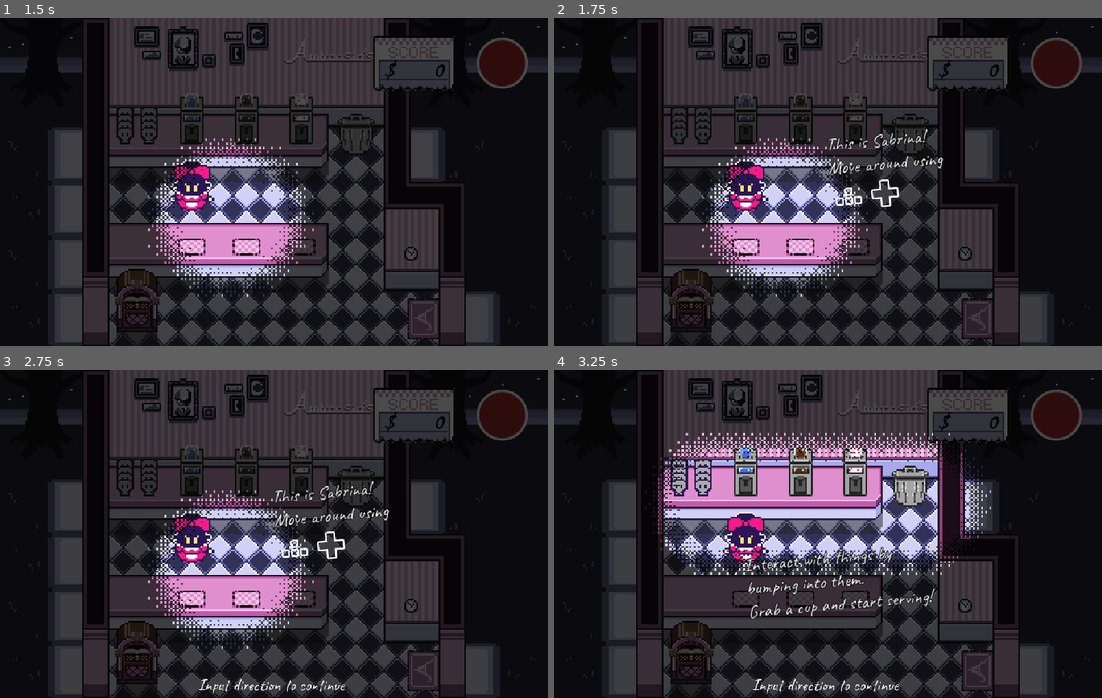
Above: before the commit, frames 1-4 (two rows, left to right).
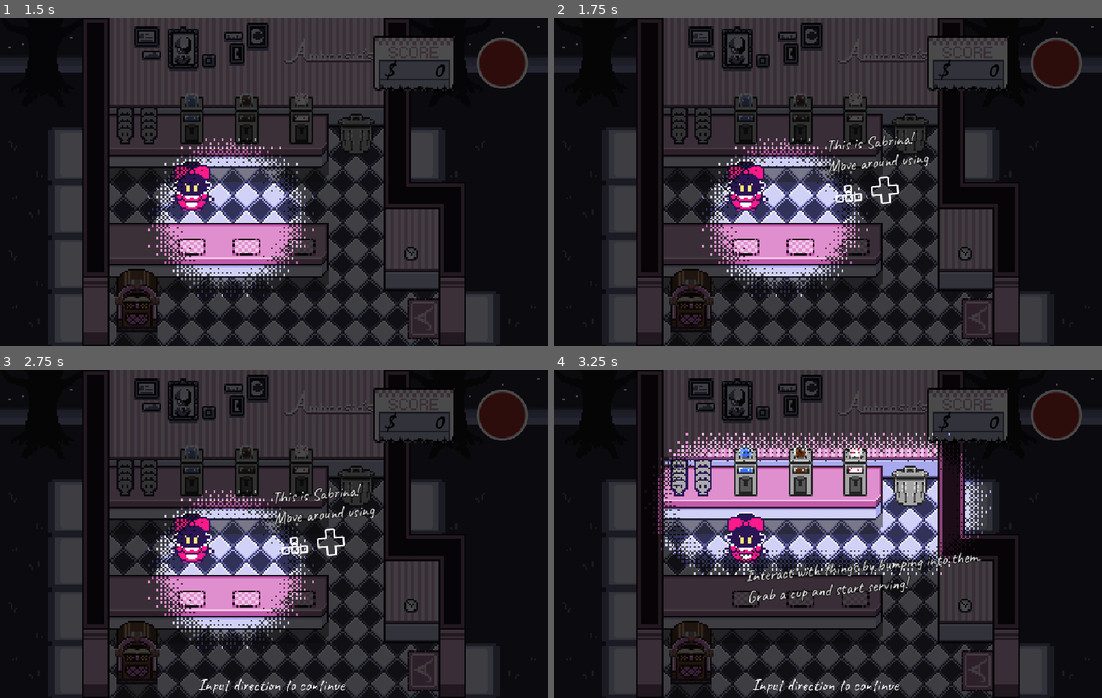
Above: after the commit, the same moments.

Repository: paperman5/godot-wild-95
Game: Godot game, scene res://map/levels/level_1.tscn
The game is run twice, just before and just after one commit, with the same random seed, the same clock (stepped at 60 frames per second) and the same inputs.
Inputs (mouse positions are in pixels of both pictures, inside the frame that each line leads up to):
- Up to frame 1 (1.5 s): click "BEGIN" at 0.5 s; tap Enter at 1.25 s; move the mouse to (394, 165) at 1.27 s; hold D (move_right) from 1.28 s (still down); click (394, 165) at 1.42 s
- Up to frame 2 (1.75 s): keep holding D (move_right)
- Up to frame 3 (2.75 s): release D (move_right) at 2 s; tap Space at 2 s; drag from (164, 550) to (246, 599) at 2.02 s
- Up to frame 4 (3.25 s): tap Enter at 2.75 s; move the mouse to (882, 461) at 2.77 s; hold D (move_right) from 2.78 s (still down)

Frame 1 is identical in both runs. In frame 2, 1.0% of the frame differs, in the area x 49-72%, y 33-58%; in frame 3, 1.0%; in frame 4, 2.1%, in the area x 34-78%, y 53-76%.

Commit message:
Make all the tutorials

Diff:
--- a/game/game_manager.gd
+++ b/game/game_manager.gd
@@ -11,6 +11,7 @@
 const level_scenes = {
 	"main_menu" : "uid://6kyebxi5bbkj",
 	"test" : "uid://dk5rt65a0f75k",
+	"tutorial" : "uid://brtt2pl2rmduv",
 	"level_1" : "uid://ssywa7x2dhky",
 	"level_2" : "uid://dnv7od3o7m2u",
 	"level_3" : "uid://mufmt5bnk3bk"
--- a/game/game_ui.gd
+++ b/game/game_ui.gd
@@ -7,6 +7,7 @@
 @onready var dpad := %VirtualJoystickDX as VirtualJoystickDX
 @onready var timer_ui := %Timer as TextureProgressBar
 @onready var combo_container := %ComboContainer as Control
+@onready var score_display := %ScoreDisplay as Control
 
 var base_tween : Tween
 var mult_tween : Tween
--- a/game/game_ui.tscn
+++ b/game/game_ui.tscn
@@ -78,11 +78,12 @@
 theme_override_constants/separation = 34
 alignment = 1
 
-[node name="TextureRect" type="TextureRect" parent="MarginContainer/VBoxContainer/HBoxContainer" unique_id=161438462]
+[node name="ScoreDisplay" type="TextureRect" parent="MarginContainer/VBoxContainer/HBoxContainer" unique_id=161438462]
+unique_name_in_owner = true
 layout_mode = 2
 texture = ExtResource("3_xnou0")
 
-[node name="MarginContainer" type="MarginContainer" parent="MarginContainer/VBoxContainer/HBoxContainer/TextureRect" unique_id=583089598]
+[node name="MarginContainer" type="MarginContainer" parent="MarginContainer/VBoxContainer/HBoxContainer/ScoreDisplay" unique_id=583089598]
 layout_mode = 1
 anchors_preset = 15
 anchor_right = 1.0
@@ -94,17 +95,17 @@
 theme_override_constants/margin_right = 22
 theme_override_constants/margin_bottom = 5
 
-[node name="HBoxContainer" type="HBoxContainer" parent="MarginContainer/VBoxContainer/HBoxContainer/TextureRect/MarginContainer" unique_id=1804512473]
+[node name="HBoxContainer" type="HBoxContainer" parent="MarginContainer/VBoxContainer/HBoxContainer/ScoreDisplay/MarginContainer" unique_id=1804512473]
 layout_mode = 2
 
-[node name="Label" type="Label" parent="MarginContainer/VBoxContainer/HBoxContainer/TextureRect/MarginContainer/HBoxContainer" unique_id=44003557]
+[node name="Label" type="Label" parent="MarginContainer/VBoxContainer/HBoxContainer/ScoreDisplay/MarginContainer/HBoxContainer" unique_id=44003557]
 layout_mode = 2
 size_flags_horizontal = 3
 theme = ExtResource("4_sxc2a")
 theme_type_variation = &"ScoreDisplay"
 text = "$"
 
-[node name="ScoreLabel" type="Label" parent="MarginContainer/VBoxContainer/HBoxContainer/TextureRect/MarginContainer/HBoxContainer" unique_id=1809603456]
+[node name="ScoreLabel" type="Label" parent="MarginContainer/VBoxContainer/HBoxContainer/ScoreDisplay/MarginContainer/HBoxContainer" unique_id=1809603456]
 unique_name_in_owner = true
 layout_mode = 2
 theme = ExtResource("4_sxc2a")
--- a/game/menus.gd
+++ b/game/menus.gd
@@ -34,10 +34,14 @@
 func _on_begin_resume_pressed():
 	hide_all()
 	GameManager.level.unpause()
-	if TutorialManager.move_tutorial:
+	if TutorialManager.do_intro_tutorial and GameManager.level.name in ["Tutorial", "Level1"]:
 		var t := get_tree().create_timer(0.5)
-		t.timeout.connect(TutorialManager.begin_tutorial.bind(TutorialManager.tutorials['move']))
-		TutorialManager.move_tutorial = false
+		t.timeout.connect(TutorialManager.begin_tutorial.bind(TutorialManager.tutorials['intro']))
+		TutorialManager.do_intro_tutorial = false
+	if TutorialManager.do_food_tutorial and GameManager.level.name == "Level3":
+		var t := get_tree().create_timer(0.5)
+		t.timeout.connect(TutorialManager.begin_tutorial.bind(TutorialManager.tutorials['food']))
+		TutorialManager.do_food_tutorial = false
 
 func _on_main_menu_pressed():
 	GameManager.change_scene("main_menu")
--- a/game/tutorial_manager.gd
+++ b/game/tutorial_manager.gd
@@ -19,11 +19,13 @@
 var current_tutorial : TutorialScript
 var skip_tutorials := false
 var tutorials : Dictionary[String, TutorialScript] = {
-	"move" : preload("uid://cdmi5jjkyw4io"),
-	"serve" : preload("uid://dpkwce4pohxwp")
+	"intro" : preload("uid://biue011gwrn33"),
+	"food" : preload("uid://d5mkwhibie4b"),
 }
 
 # Tutorial flags
+var do_intro_tutorial := true
+var do_food_tutorial := true
 var move_tutorial := true
 var first_customer := true
 
@@ -33,7 +35,7 @@
 	clear_highlights()
 	#highlight_points([Vector2(100, 100)], [30.0])
 
-func highlight_nodes(nodes : Array[Node2D], radii : Array[float], offsets : Array[Vector2]):
+func highlight_nodes(nodes : Array, radii : Array, offsets : Array):
 	var node_ps : Array[Vector2] = []
 	for i in range(len(nodes)):
 		node_ps.append(Utils.get_node_screen_position(nodes[i], offsets[i]))
@@ -113,7 +115,12 @@
 	highlight_mat.set_shader_parameter("slot_b", offscreen)
 	highlight_mat.set_shader_parameter("slot_r", 0.0)
 
-func highlight_points(points : Array[Vector2], radii : Array[float]):
+func clear_text():
+	text_lj.text = ""
+	text_cj.text = ""
+	text_rj.text = ""
+
+func highlight_points(points : Array, radii : Array):
 	var new_points : Array[Vector2] = []
 	new_points.resize(4)
 	new_points.fill(offscreen)
@@ -140,6 +147,7 @@
 	GameManager.level.pause(false)
 
 func unpause():
+	text_continue.hide()
 	GameManager.level.unpause(true)
 
 func fade_in():
@@ -156,12 +164,14 @@
 
 func start_acknowledge(lock_time : float):
 	if not is_zero_approx(lock_time):
+		text_continue.hide()
 		input_locked = true
 		get_tree().create_timer(lock_time).timeout.connect(_unlock_controls)
 	else:
 		_unlock_controls()
 
 func _on_customer_seated(_customer : Customer):
-	if first_customer:
-		first_customer = false
-		begin_tutorial(tutorials['serve'])
+	pass
+	#if first_customer:
+		#first_customer = false
+		#begin_tutorial(tutorials['serve'])
--- a/game/tutorial_manager.tscn
+++ b/game/tutorial_manager.tscn
@@ -98,13 +98,14 @@
 [node name="TutorialTextLJ" type="RichTextLabel" parent="Root" unique_id=770464736]
 unique_name_in_owner = true
 texture_filter = 2
-custom_minimum_size = Vector2(373, 108)
+custom_minimum_size = Vector2(480, 108)
 layout_mode = 0
-offset_right = 373.0
+offset_right = 480.0
 offset_bottom = 123.0
 offset_transform_enabled = true
 offset_transform_rotation = -0.08726646
 theme_type_variation = &"TutorialText"
+theme_override_font_sizes/normal_font_size = 28
 bbcode_enabled = true
 text = "Hello! This is a tutorial.
 It's pretty cool.
@@ -116,7 +117,7 @@
 [node name="TutorialTextRJ" type="RichTextLabel" parent="Root" unique_id=1138835642]
 unique_name_in_owner = true
 texture_filter = 2
-custom_minimum_size = Vector2(373, 108)
+custom_minimum_size = Vector2(480, 108)
 layout_mode = 1
 anchors_preset = 1
 anchor_left = 1.0
@@ -127,6 +128,7 @@
 offset_transform_enabled = true
 offset_transform_rotation = -0.08726646
 theme_type_variation = &"TutorialText"
+theme_override_font_sizes/normal_font_size = 28
 bbcode_enabled = true
 text = "Hello! This is a tutorial.
 It's pretty cool.
@@ -139,7 +141,7 @@
 [node name="TutorialTextCJ" type="RichTextLabel" parent="Root" unique_id=741247701]
 unique_name_in_owner = true
 texture_filter = 2
-custom_minimum_size = Vector2(373, 108)
+custom_minimum_size = Vector2(480, 108)
 layout_mode = 1
 anchors_preset = 5
 anchor_left = 0.5
@@ -151,6 +153,7 @@
 offset_transform_enabled = true
 offset_transform_rotation = -0.08726646
 theme_type_variation = &"TutorialText"
+theme_override_font_sizes/normal_font_size = 28
 bbcode_enabled = true
 text = "Hello! This is a tutorial.
 It's pretty cool.
--- a/map/level.gd
+++ b/map/level.gd
@@ -77,15 +77,7 @@
 func _on_ticker_timer_timeout():
 	ui.set_time_remaining(level_timer.time_left)
 
-func seat_random_table():
-	if not any_table_is_open():
-		return
-	var table = tables.pick_random()
-	while table.table_is_full():
-		table = tables.pick_random()
-	if TutorialManager.first_customer:
-		table = get_node("Counter2")
-
+func create_customer() -> Customer:
 	var new_customer := customer_scene.instantiate() as Customer
 	new_customer.customer_type = [Customer.CustomerType.Nightwalker,
 								Customer.CustomerType.Mothman,
@@ -93,9 +85,19 @@
 								Customer.CustomerType.Goo].pick_random()
 	new_customer.icecream_order_chance = customer_icecream_chance
 	new_customer.food_order_chance = customer_food_chance
+	new_customer.served.connect(_on_customer_served)
+	return new_customer
+
+func seat_random_table():
+	if not any_table_is_open():
+		return
+	var table = tables.pick_random()
+	while table.table_is_full():
+		table = tables.pick_random()
+
+	var new_customer := create_customer()
 	add_child(new_customer)
 	table.seat_customer_random_spot(new_customer)
-	new_customer.served.connect(_on_customer_served)
 	customer_seated.emit(new_customer)
 
 func any_table_is_open() -> bool:
--- a/map/levels/level_3.tscn
+++ b/map/levels/level_3.tscn
@@ -11,7 +11,7 @@
 [ext_resource type="PackedScene" uid="uid://dp6cs81a2t2s5" path="res://map/marvy.tscn" id="9_sc5sv"]
 
 [node name="Level3" unique_id=594946845 instance=ExtResource("1_3dnot")]
-customer_food_chance = 1.0
+customer_food_chance = 0.25
 music = ExtResource("2_sc5sv")
 
 [node name="Floor" type="TileMapLayer" parent="." index="0" unique_id=1684205611]
--- a/map/levels/tutorial.tscn
+++ b/map/levels/tutorial.tscn
@@ -9,7 +9,7 @@
 [ext_resource type="PackedScene" uid="uid://dp4apy3l6khat" path="res://map/counter.tscn" id="7_1tn5i"]
 [ext_resource type="PackedScene" uid="uid://5d5c3bpu5tm1" path="res://map/jukebox.tscn" id="8_tceml"]
 
-[node name="Level1" unique_id=594946845 instance=ExtResource("1_mq2qu")]
+[node name="Tutorial" unique_id=594946845 instance=ExtResource("1_mq2qu")]
 music = ExtResource("2_g7th0")
 
 [node name="Floor" type="TileMapLayer" parent="." index="0" unique_id=192271352]
--- a/map/table.gd
+++ b/map/table.gd
@@ -46,6 +46,8 @@
 	seat_customer(customer, seat)
 
 func seat_customer(customer : Customer, spot : int):
+	if customer.get_parent() == null:
+		GameManager.level.add_child(customer)
 	seated_customers[spot] = customer
 	customer.global_position = seat_positions[spot].global_position
 	customer.sit_direction(Vector2(seat_directions[spot]).normalized())
--- /dev/null
+++ b/tutorial/food_tutorial.gd
@@ -0,0 +1,31 @@
+class_name FoodTutorial
+extends TutorialScript
+
+var tut_text := """Marvy is here to cook!
+Meals are worth more but take some time to make."""
+
+var tut_text_2 := """Bump into a meal to start cooking,
+and bump it again when it's done to pick it up."""
+
+func show_tutorial():
+	var ic_a := Utils.get_node_screen_position(GameManager.level.get_node("Marvy/FoodDispenser"), Vector2(0, -15))
+	var ic_b := Utils.get_node_screen_position(GameManager.level.get_node("Marvy/FoodDispenser2"), Vector2(0, -15))
+	var text_1_pos = ic_a + Vector2.DOWN*220
+	TutorialManager.pause()
+	TutorialManager.clear_highlights()
+	TutorialManager.clear_text()
+	TutorialManager.highlight_slot(ic_a, ic_b, 20.0)
+	TutorialManager.highlight_node(GameManager.level.get_node("Marvy"), 30.0, Vector2(0, -42))
+	await TutorialManager.fade_in()
+	TutorialManager.set_text(tut_text, HorizontalAlignment.HORIZONTAL_ALIGNMENT_CENTER, text_1_pos)
+	TutorialManager.start_acknowledge(1.0)
+	await TutorialManager.tutorial_acknowledged
+	TutorialManager.set_text(tut_text_2, HorizontalAlignment.HORIZONTAL_ALIGNMENT_CENTER, text_1_pos)
+	TutorialManager.start_acknowledge(0.0)
+	await TutorialManager.tutorial_acknowledged
+	TutorialManager.fade_out()
+	await GameManager.get_tree().create_timer(0.1).timeout
+	TutorialManager.unpause()
+
+
+pass
--- /dev/null
+++ b/tutorial/food_tutorial.tres
@@ -0,0 +1,7 @@
+[gd_resource type="Resource" script_class="FoodTutorial" format=3 uid="uid://d5mkwhibie4b"]
+
+[ext_resource type="Script" uid="uid://b0khovc3lravt" path="res://tutorial/food_tutorial.gd" id="1_707xc"]
+
+[resource]
+script = ExtResource("1_707xc")
+metadata/_custom_type_script = "uid://b0khovc3lravt"
--- /dev/null
+++ b/tutorial/intro_tutorial.gd
@@ -0,0 +1,155 @@
+class_name IntroTutorial
+extends TutorialScript
+
+var tut_text := """This is Sabrina!
+Move around using
+[img]uid://48n42t1hvytc[/img][img]uid://dkvmx61w5gw20[/img]"""
+
+var tut_text_2 := """Interact with things by bumping into them.
+Grab a cup and start serving!"""
+
+var tut_text_3 := """Serve customers by bumping the counter.
+Pay close attention to what each one wants!"""
+
+var tut_text_4 := """They aren't picky about the order of scoops.
+[img height=64]uid://dhg0frv6gea8c[/img][font_size=48] = [/font_size][img height=64]uid://d4e5ukqgm74xs[/img]"""
+
+var tut_text_5 := """Serving a customer quickly and
+correctly will earn you bonus cash!"""
+
+var tut_text_6 := """Correctly serving multiple orders
+in quick succession will multiply
+your earnings!"""
+
+var tut_text_7 := """You can stack up to 4 orders in
+your hand. Stack and serve to get
+a big combo!"""
+
+var tut_text_8 := """Try to get the highest score you can
+before the time runs out!"""
+
+var tut_text_9 := """Now that you know the basics,
+let's try a full round..."""
+
+var sabrina : Player
+
+func show_tutorial():
+	GameManager.level.seating_timer.paused = true
+
+	# Movement tutorial
+	sabrina = GameManager.player
+	var text_1_pos := Utils.get_node_ui_position(sabrina, Vector2(48, -32))
+	var text_2_pos := Utils.get_node_ui_position(sabrina, Vector2(0, 8))
+	var ic_a := Utils.get_node_screen_position(GameManager.level.get_node("IceCreamGlassDispenser"), Vector2(0, -15))
+	var ic_b := Utils.get_node_screen_position(GameManager.level.get_node("IceCreamDispenser4"), Vector2(0, -15))
+	TutorialManager.pause()
+	TutorialManager.highlight_node(sabrina, 32.0, Vector2.UP * 14)
+	TutorialManager.clear_text()
+	await TutorialManager.fade_in()
+	TutorialManager.set_text(tut_text, HorizontalAlignment.HORIZONTAL_ALIGNMENT_LEFT, text_1_pos)
+	TutorialManager.start_acknowledge(1.0)
+	await TutorialManager.tutorial_acknowledged
+	TutorialManager.clear_highlights()
+	TutorialManager.highlight_slot(ic_a, ic_b, 20.0)
+	TutorialManager.clear_text()
+	TutorialManager.set_text(tut_text_2, HorizontalAlignment.HORIZONTAL_ALIGNMENT_LEFT, text_2_pos)
+	TutorialManager.start_acknowledge(0.0)
+	await TutorialManager.tutorial_acknowledged
+	TutorialManager.fade_out()
+	await GameManager.get_tree().create_timer(0.1).timeout
+	TutorialManager.unpause()
+
+	await GameManager.get_tree().create_timer(2.0).timeout
+	TutorialManager.clear_text()
+
+	# Serving tutorial
+	var target_table := GameManager.level.get_node("Counter2") as Table
+	var target_customer := GameManager.level.create_customer()
+	target_table.seat_customer_random_spot(target_customer)
+	var target_order = target_customer.bubble_root
+	var text_3_pos = Utils.get_node_ui_position(target_order, Vector2(40, -32))
+	await GameManager.get_tree().create_timer(target_customer.think_time + 0.5).timeout
+	TutorialManager.clear_highlights()
+	TutorialManager.clear_text()
+	TutorialManager.pause()
+	TutorialManager.highlight_node(target_order, 24.0, Vector2.UP * 12)
+	await TutorialManager.fade_in()
+	TutorialManager.set_text(tut_text_3, HorizontalAlignment.HORIZONTAL_ALIGNMENT_LEFT, text_3_pos)
+	TutorialManager.start_acknowledge(1.0)
+	await TutorialManager.tutorial_acknowledged
+	TutorialManager.clear_text()
+	TutorialManager.set_text(tut_text_4, HorizontalAlignment.HORIZONTAL_ALIGNMENT_LEFT, text_3_pos)
+	TutorialManager.start_acknowledge(0.0)
+	await TutorialManager.tutorial_acknowledged
+	TutorialManager.clear_text()
+	TutorialManager.set_text(tut_text_5, HorizontalAlignment.HORIZONTAL_ALIGNMENT_LEFT, text_3_pos)
+	TutorialManager.start_acknowledge(0.0)
+	await TutorialManager.tutorial_acknowledged
+	TutorialManager.fade_out()
+	await GameManager.get_tree().create_timer(0.1).timeout
+	TutorialManager.unpause()
+	await target_customer.left_seat
+
+	await GameManager.get_tree().create_timer(2.0).timeout
+	TutorialManager.clear_text()
+
+	# Combo tutorial
+	target_table = GameManager.level.get_node("Counter2") as Table
+	target_customer = GameManager.level.create_customer()
+	var target_table_2 := GameManager.level.get_node("Counter3") as Table
+	var target_customer_2 := GameManager.level.create_customer()
+	target_table.seat_customer_random_spot(target_customer)
+	target_table_2.seat_customer_random_spot(target_customer_2)
+	target_order = target_customer.bubble_root
+	var target_order_2 = target_customer_2.bubble_root
+	var text_6_pos = text_3_pos + Vector2(96, 0)
+	await GameManager.get_tree().create_timer(target_customer.think_time + 0.5).timeout
+	TutorialManager.clear_highlights()
+	TutorialManager.clear_text()
+	TutorialManager.pause()
+	TutorialManager.highlight_nodes([target_order, target_order_2], [24.0, 24.0], [Vector2.UP * 12, Vector2.UP * 12])
+	await TutorialManager.fade_in()
+	TutorialManager.set_text(tut_text_6, HorizontalAlignment.HORIZONTAL_ALIGNMENT_LEFT, text_6_pos)
+	TutorialManager.start_acknowledge(1.0)
+	await TutorialManager.tutorial_acknowledged
+	TutorialManager.set_text(tut_text_7, HorizontalAlignment.HORIZONTAL_ALIGNMENT_LEFT, text_6_pos)
+	TutorialManager.start_acknowledge(0.0)
+	await TutorialManager.tutorial_acknowledged
+	TutorialManager.fade_out()
+	await GameManager.get_tree().create_timer(0.1).timeout
+	TutorialManager.unpause()
+
+	await target_customer.left_seat
+	if is_instance_valid(target_customer_2):
+		await target_customer_2.left_seat
+
+	await GameManager.get_tree().create_timer(2.0).timeout
+
+	# Highlight score & timer
+	var score_rect := GameManager.game_ui.score_display.get_global_rect()
+	var timer_rect := GameManager.game_ui.timer_ui.get_global_rect()
+	ic_a = score_rect.position + Vector2(0, score_rect.size.y/2)
+	ic_b = Vector2(timer_rect.end.x, ic_a.y)
+	var text_8_pos := score_rect.end + Vector2(32, 150)
+	TutorialManager.clear_highlights()
+	TutorialManager.clear_text()
+	TutorialManager.pause()
+	TutorialManager.highlight_slot(ic_a, ic_b, score_rect.size.y/4)
+	await TutorialManager.fade_in()
+	TutorialManager.set_text(tut_text_8, HorizontalAlignment.HORIZONTAL_ALIGNMENT_RIGHT, text_8_pos)
+	TutorialManager.start_acknowledge(1.0)
+	await TutorialManager.tutorial_acknowledged
+	TutorialManager.clear_highlights()
+	TutorialManager.clear_text()
+	var text_9_pos := TutorialManager.root.get_global_rect().get_center() as Vector2
+	TutorialManager.set_text(tut_text_9, HorizontalAlignment.HORIZONTAL_ALIGNMENT_CENTER, text_9_pos)
+	TutorialManager.start_acknowledge(0.0)
+	await TutorialManager.tutorial_acknowledged
+	TutorialManager.fade_out()
+	await GameManager.get_tree().create_timer(0.1).timeout
+	await TutorialManager.anim.animation_finished
+	await GameManager.get_tree().create_timer(1.0).timeout
+
+	GameManager.change_scene("level_1")
+
+pass
--- /dev/null
+++ b/tutorial/intro_tutorial.tres
@@ -0,0 +1,7 @@
+[gd_resource type="Resource" script_class="IntroTutorial" format=3 uid="uid://biue011gwrn33"]
+
+[ext_resource type="Script" uid="uid://chihyyj7jjvyl" path="res://tutorial/intro_tutorial.gd" id="1_qs51j"]
+
+[resource]
+script = ExtResource("1_qs51j")
+metadata/_custom_type_script = "uid://chihyyj7jjvyl"
--- a/tutorial/serving_tutorial.gd
+++ b/tutorial/serving_tutorial.gd
@@ -6,6 +6,15 @@
 
 var tut_text_2 := """Serving a customer quickly and
 correctly will earn you bonus cash!"""
+
+var tut_text_3 := """Customers aren't picky about the order of scoops.
+ChocBlue = BlueChoc"""
+
+var tut_text_4 := """Correctly serving multiple orders in quick succession
+will multiply your earnings!"""
+
+var tut_text_5 := """You can stack up to 4 orders in your hand.
+Stack and serve to get a big combo!"""
 
 func show_tutorial():
 	var target_customer : Customer
Binary file added: food/example_icecream_1.png
Not shown, added: food/example_icecream_1.png.import
Binary file added: food/example_icecream_2.png
Not shown, added: food/example_icecream_2.png.import
Not shown, added: tutorial/food_tutorial.gd.uid
Not shown, added: tutorial/intro_tutorial.gd.uid
